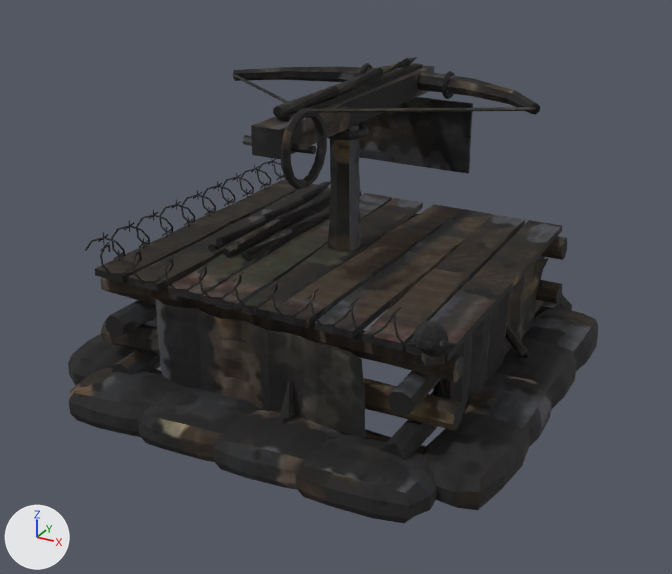
The glTF model assets/models/blender/ballista.glb: old version first, new version second.
One viewpoint serves both versions: a 50 mm camera at (3.0, -5.58, 3.42) aimed at (0.04, -0.2, 0.73). The lights are fixed; the arrows at lower left show +X, +Y and +Z. The older version comes first. Vertices at exactly the same position are counted once.

The first picture shows 'Lv1', 'Lv2', 'Lv3', 'Turret'.
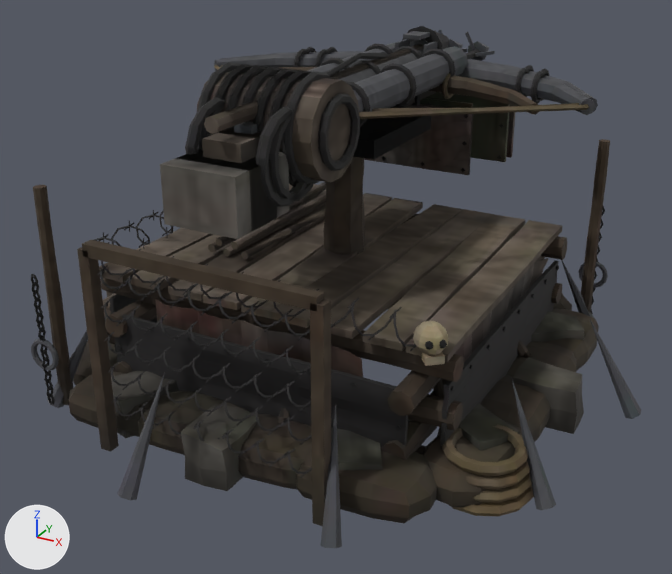
The change, as a diff of the scene's bpy script:
```diff
--- a/assets/models/blender/ballista.glb.py
+++ b/assets/models/blender/ballista.glb.py
@@ me_crib @@
 me_crib.from_pydata(...)  # 1029 vertices, 1962 faces; spans x -1.33..1.33, y -1.33..1.33, z 0.0..1.11
+# me_crib part 1: texture (UV) coordinates of 1962 of 1962 faces, centred in x -1.33..1.33, y -1.33..1.33, z 0.01..1.1, changed; they spanned u 0.01..0.99, v 0.01..0.99 and now span u 0.01..0.91, v 0.01..0.85
 me_crib.materials.append(mat_ballista)
@@ me_bag @@
 me_bag.from_pydata(...)  # 1316 vertices, 2560 faces; spans x -1.68..1.68, y -1.68..1.68, z -0.02..0.84
+# me_bag part 2: 2560 kept faces spanning x -1.68..1.68, y -1.68..1.68, z -0.02..0.84 get new texture (UV) coordinates
 me_bag.materials.append(mat_ballista)
@@ me_spike @@
 me_spike.from_pydata(...)  # 1104 vertices, 1720 faces; spans x -1.55..1.55, y -1.55..1.55, z 0.02..1.21
+# me_spike part 3: 1720 kept faces spanning x -1.55..1.55, y -1.55..1.55, z 0.02..1.21 get new texture (UV) coordinates
 me_spike.materials.append(mat_ballista)
@@ ob_turret_b5 @@
+ob_turret_b5 = bpy.data.objects.new('Turret_b5', me_hp_pivot_001)  # 1679 vertices, 3250 faces; spans x -0.55..0.55, y -1.18..2.15, z 0.95..2.39; in mat_ballista (picture img_ballista_col)
+ob_turret_b5.location = (0.0, 0.0, 0.0)
@@ ob_turret_b4 @@
+ob_turret_b4 = bpy.data.objects.new('Turret_b4', me_hp_pivot)  # 1192 vertices, 2300 faces; spans x -0.55..0.55, y -1.18..2.15, z 0.95..2.39; in mat_ballista (picture img_ballista_col)
+ob_turret_b4.location = (0.0, 0.0, 0.0)
@@ ob_turret_a5 @@
+ob_turret_a5 = bpy.data.objects.new('Turret_a5', me_hb_pivot_001)  # 1034 vertices, 1948 faces; spans x -1.55..1.55, y -1.69..1.85, z 0.95..2.37; in mat_ballista (picture img_ballista_col)
+ob_turret_a5.location = (0.0, 0.0, 0.0)
@@ ob_turret_a4 @@
+ob_turret_a4 = bpy.data.objects.new('Turret_a4', me_hb_pivot)  # 989 vertices, 1874 faces; spans x -1.54..1.54, y -1.55..1.7, z 0.95..2.29; in mat_ballista (picture img_ballista_col)
+ob_turret_a4.location = (0.0, 0.0, 0.0)
@@ ob_lv5b @@
+ob_lv5b = bpy.data.objects.new('Lv5b', me_net_frame)  # 1691 vertices, 2510 faces; spans x -1.86..0.84, y -1.82..1.54, z 0.0..1.44; in mat_ballista (picture img_ballista_col)
+ob_lv5b.location = (0.0, 0.0, 0.0)
@@ ob_lv5a @@
+ob_lv5a = bpy.data.objects.new('Lv5a', me_spare_ram)  # 182 vertices, 292 faces; spans x -2.16..2.16, y -2.17..2.17, z -0.03..0.7; in mat_ballista (picture img_ballista_col)
+ob_lv5a.location = (0.0, 0.0, 0.0)
@@ ob_lv4b @@
+ob_lv4b = bpy.data.objects.new('Lv4b', me_hook_post)  # 1228 vertices, 2448 faces; spans x -1.57..1.82, y -1.64..1.64, z 0.0..1.6; in mat_ballista (picture img_ballista_col)
+ob_lv4b.location = (0.0, 0.0, 0.0)
@@ ob_lv4a @@
+ob_lv4a = bpy.data.objects.new('Lv4a', me_ring_stone)  # 1280 vertices, 2208 faces; spans x -1.84..1.83, y -1.84..1.83, z -0.02..0.71; in mat_ballista (picture img_ballista_col)
+ob_lv4a.location = (0.0, 0.0, 0.0)
```

What differs and where, as boxes [x1, y1, x2, y2] in the pictures (672 x 574 px):
'Lv4a', added: after [106, 261, 584, 491]
'Turret_b5', added: after [197, 32, 495, 184]
'Turret_a5', added: after [160, 26, 598, 254]
'Lv5b', added (brown): after [77, 240, 331, 526]
'Lv4b', added: after [31, 139, 610, 516]
'Turret_a4', added: after [198, 39, 595, 253]
'Lv5a', added (mostly hidden): after [47, 260, 641, 548]
'Turret_b4', added (mostly hidden): after [220, 30, 473, 175]
part 1 of me_crib, surface changed: [99, 182, 567, 460] in both
part 2 of me_bag, surface changed: [69, 258, 597, 512] in both
part 3 of me_spike, surface changed: before [85, 158, 526, 424]; after [94, 211, 526, 423]
'Turret', unchanged, covered by the edit: before [233, 57, 540, 252]; after [277, 67, 540, 186]
